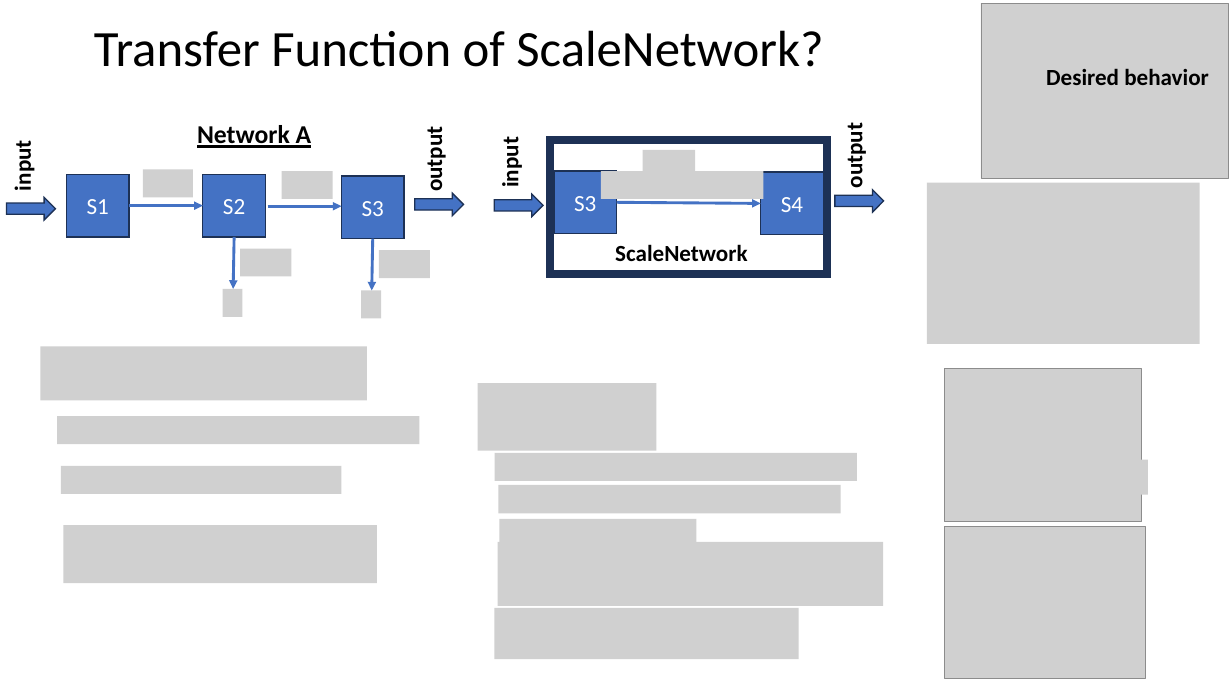
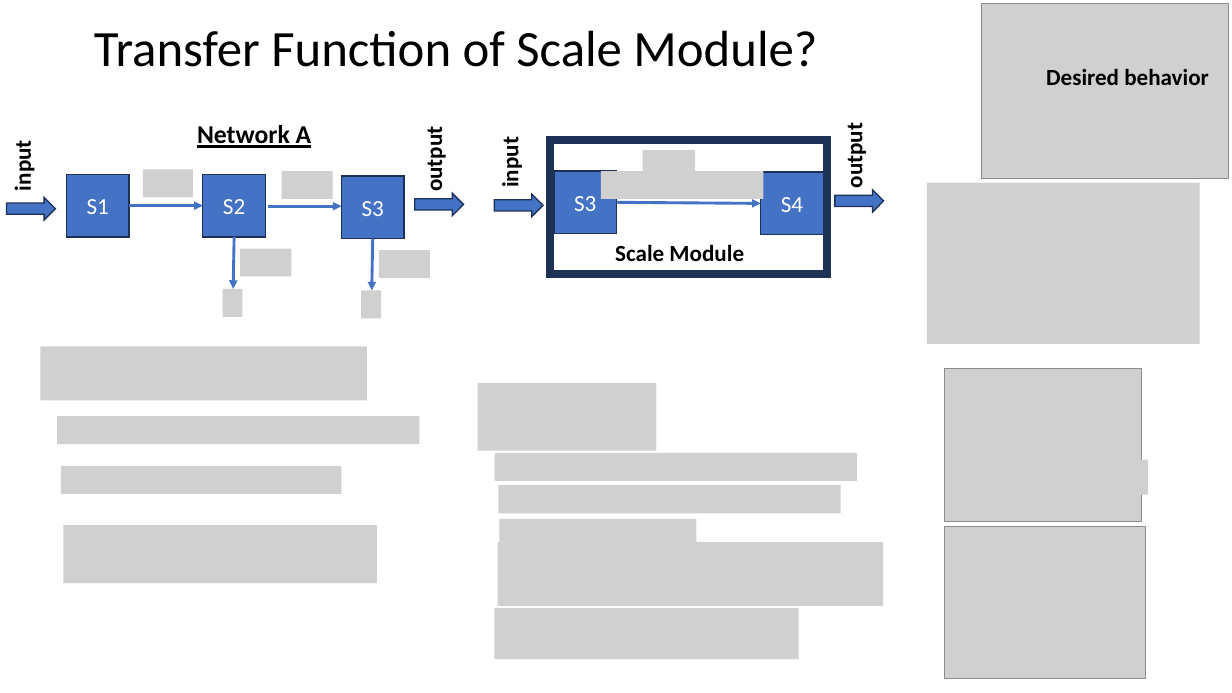
Before and after one commit to joseph-hellerstein/linear_reaction_networks, a slide deck: slide 10 of docs/module_framework.pptx. Drawn at 1232x693 pixels with LibreOffice and Linux fonts; fonts in the diff are those of the drawing; grey boxes stand for pictures. Boxes give left, top, right and bottom in pixels: in the first picture for what was removed or moved away, otherwise in the second. Text is boxed around its words. In the diff, an @@ line names an element or a change of style, - is before the commit and + after.

```diff
--- a/docs/module_framework.pptx
+++ b/docs/module_framework.pptx
@@ title at [94,30,817,67]: text changed @@
-Transfer Function of ScaleNetwork?
+Transfer Function of Scale Module?
@@ text at [615,244,744,261]: text changed @@
-ScaleNetwork
+Scale Module
```
Also in this commit, not shown: 8 other slides changed, 1 slide added, 1 other file.
